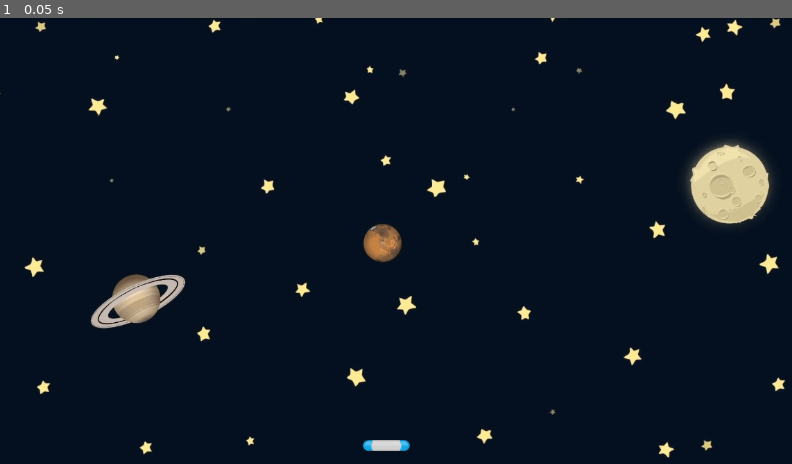
Above: before the commit, frame 1.
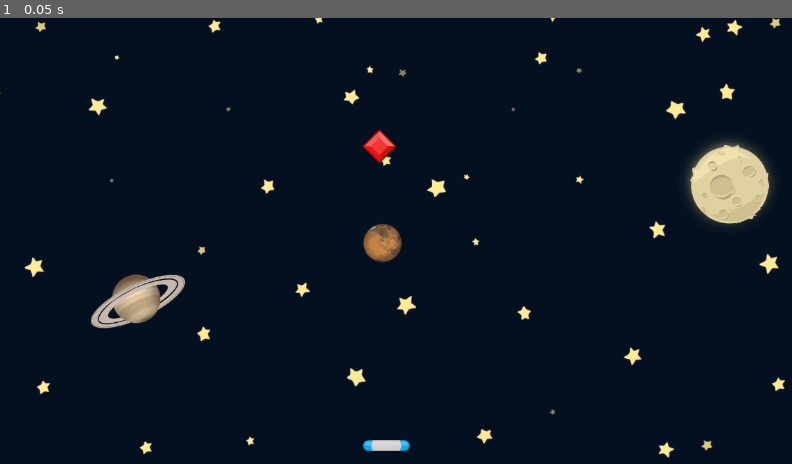
Above: after the commit, the same moment.

Repository: Peter-Pander/GemCatcher
Game: Godot game, scene res://Scenes/Game.tscn
Same seed, same stepped clock (60 frames per second), same inputs: the game is played once before the commit and once after it.
Inputs:
- Up to frame 1 (0.05 s): no input

The runs differ from the first frame. In frame 1, 0.2% of the frame differs, in the area x 45-50%, y 24-33%.

Commit message:
Add Gem scene

Diff:
--- a/Scenes/Game.tscn
+++ b/Scenes/Game.tscn
@@ -1,7 +1,8 @@
-[gd_scene load_steps=3 format=3 uid="uid://u3xuua0y58te"]
+[gd_scene load_steps=4 format=3 uid="uid://u3xuua0y58te"]
 
 [ext_resource type="Texture2D" uid="uid://dvqs3sfoq1uoa" path="res://assets/GameBg.png" id="1_iukft"]
 [ext_resource type="PackedScene" uid="uid://blr3uxlojgik0" path="res://Scenes/Paddle/Paddle.tscn" id="2_gl6un"]
+[ext_resource type="PackedScene" uid="uid://bctisu45gemaq" path="res://Scenes/Gem/Gem.tscn" id="3_j5yw3"]
 
 [node name="Game" type="Node2D"]
 
@@ -13,3 +14,6 @@
 [node name="Paddle" parent="." instance=ExtResource("2_gl6un")]
 position = Vector2(557, 617)
 scale = Vector2(0.65, 0.65)
+
+[node name="Gem" parent="." instance=ExtResource("3_j5yw3")]
+position = Vector2(547, 185)
--- /dev/null
+++ b/Scenes/Gem/Gem.tscn
@@ -0,0 +1,17 @@
+[gd_scene load_steps=3 format=3 uid="uid://bctisu45gemaq"]
+
+[ext_resource type="Texture2D" uid="uid://c8eh030bjwbt8" path="res://assets/element_red_diamond.png" id="1_pm03b"]
+
+[sub_resource type="RectangleShape2D" id="RectangleShape2D_7tt7y"]
+size = Vector2(35.3553, 36.0625)
+
+[node name="Gem" type="Area2D"]
+
+[node name="Sprite2D" type="Sprite2D" parent="."]
+texture = ExtResource("1_pm03b")
+
+[node name="CollisionShape2D" type="CollisionShape2D" parent="."]
+position = Vector2(-0.25, 0.249999)
+rotation = 0.785398
+scale = Vector2(1, 1)
+shape = SubResource("RectangleShape2D_7tt7y")
